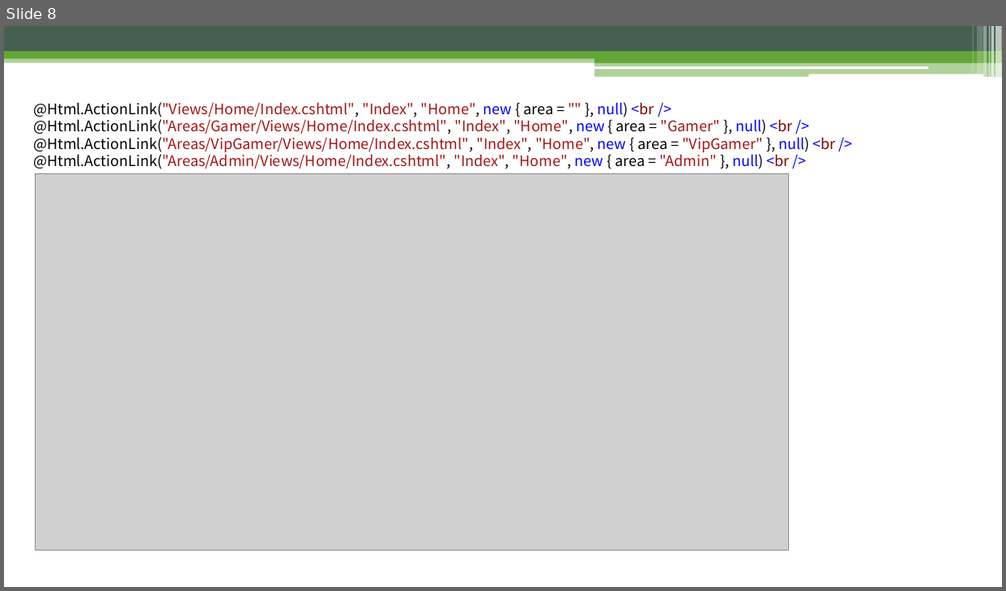
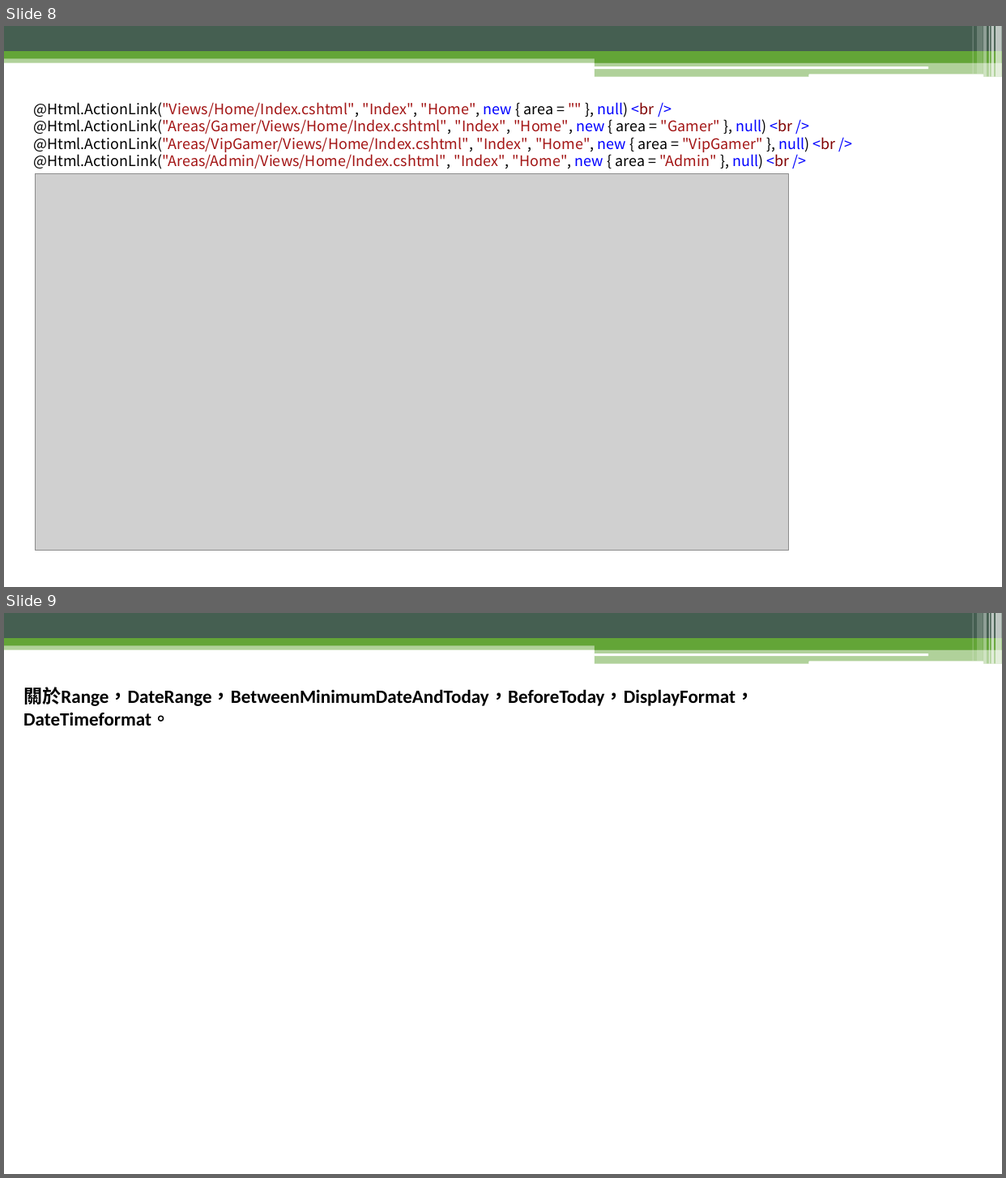
Before and after one commit to f85084/MVC, a slide deck: 現代 .Net 開發者之路 - MVC 完全精通.pptx. Shown one above the other, each under a label of ours: slide 8 before the commit, slides 8 and 9 after it. The pictures are 1006x591 and 1006x1178 pixels, drawn with LibreOffice and Linux fonts; fonts in the diff are those of the drawing; grey boxes stand for pictures. Boxes give left, top, right and bottom in pixels: in the first picture for what was removed or moved away, otherwise in the second. Text is boxed around its words. In the diff, an @@ line names an element or a change of style, - is before the commit and + after.

```diff
--- a/現代 .Net 開發者之路 - MVC 完全精通.pptx
+++ b/現代 .Net 開發者之路 - MVC 完全精通.pptx
@@ slide 9 added at (4, 613, 1002, 1174), background #FFFFFF; not listed: 13 template elements that a slide beside it also shows @@
@@ text added at (23, 687, 754, 726), 18 pt, text #000000, bold @@
+關於Range，DateRange，BetweenMinimumDateAndToday，BeforeToday，DisplayFormat，DateTimeformat。
```
Also in this commit, not shown: 2 slides changed, 12 other files.
